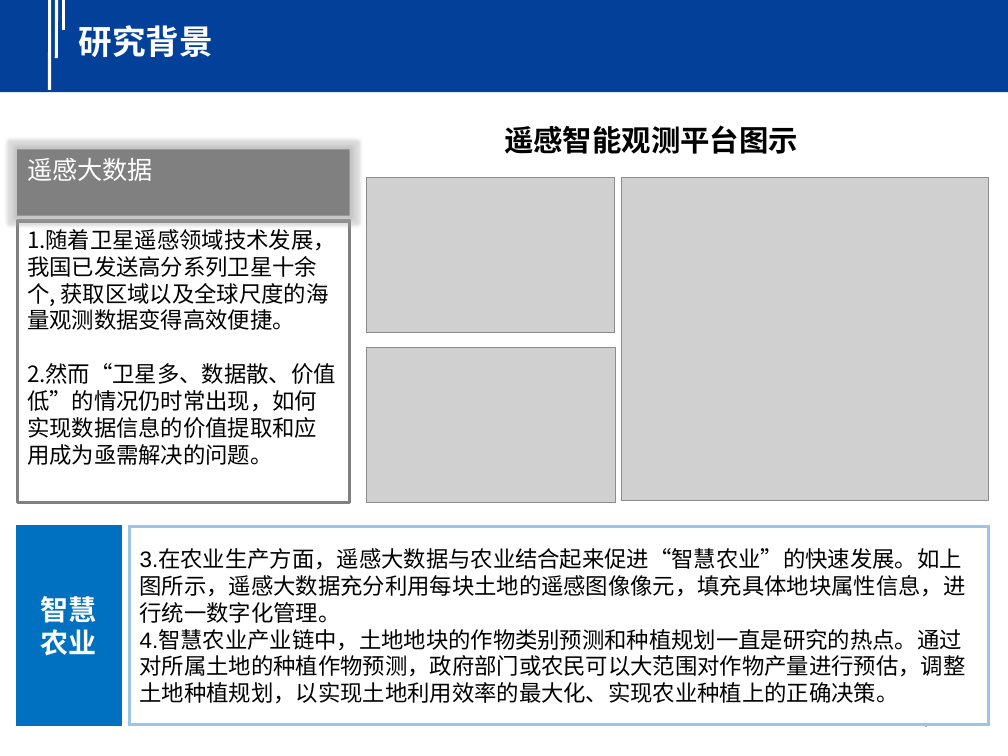
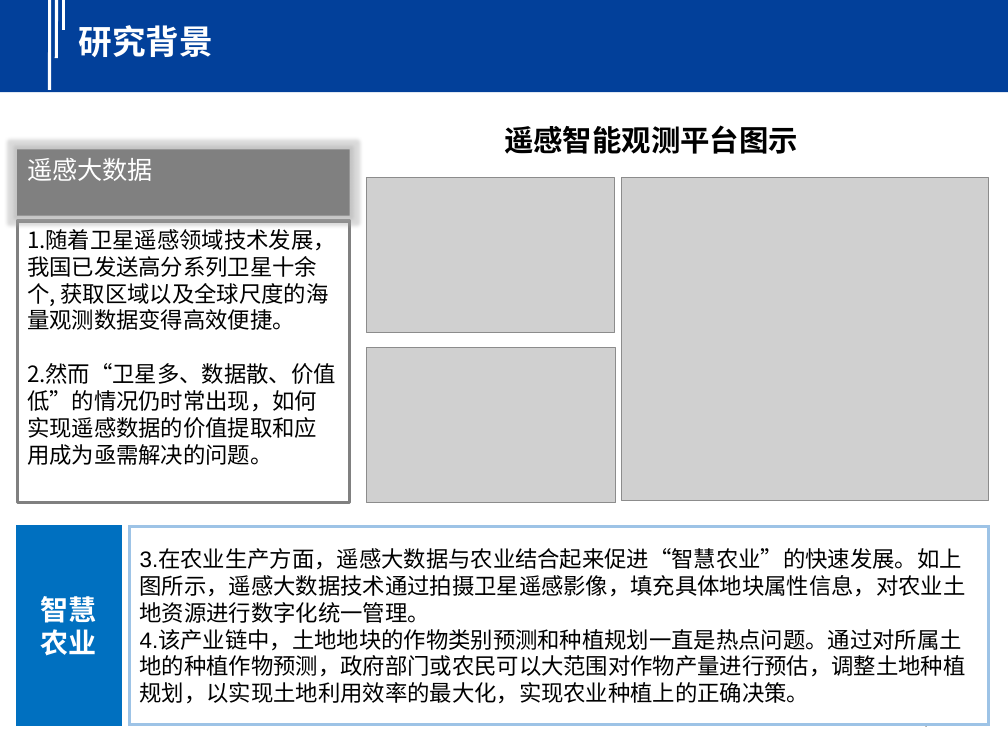
Before and after one commit to seu-cloud/seu-cloud-study, a slide deck: slide 4 of PPT/2023/20230602-巩傲凡-面向作物种类预测的知识推理技术研究.pptx. Drawn at 1008x756 pixels with LibreOffice and Linux fonts; fonts in the diff are those of the drawing; grey boxes stand for pictures. Boxes give left, top, right and bottom in pixels: in the first picture for what was removed or moved away, otherwise in the second. Text is boxed around its words. In the diff, an @@ line names an element or a change of style, - is before the commit and + after.

```diff
--- a/PPT/2023/20230602-巩傲凡-面向作物种类预测的知识推理技术研究.pptx
+++ b/PPT/2023/20230602-巩傲凡-面向作物种类预测的知识推理技术研究.pptx
@@ text in rectangle at box(27, 363, 336, 465): text changed @@
-2.然而“卫星多、数据散、价值低”的情况仍时常出现，如何实现数据信息的价值提取和应用成为亟需解决的问题。
+2.然而“卫星多、数据散、价值低”的情况仍时常出现，如何实现遥感数据的价值提取和应用成为亟需解决的问题。
@@ text in rectangle at box(140, 549, 966, 704): text changed @@
-3.在农业生产方面，遥感大数据与农业结合起来促进“智慧农业”的快速发展。如上图所示，遥感大数据充分利用每块土地的遥感图像像元，填充具体地块属性信息，进行统一数字化管理。
-4.智慧农业产业链中，土地地块的作物类别预测和种植规划一直是研究的热点。通过对所属土地的种植作物预测，政府部门或农民可以大范围对作物产量进行预估，调整土地种植规划，以实现土地利用效率的最大化、实现农业种植上的正确决策。
+3.在农业生产方面，遥感大数据与农业结合起来促进“智慧农业”的快速发展。如上图所示，遥感大数据技术通过拍摄卫星遥感影像，填充具体地块属性信息，对农业土地资源进行数字化统一管理。
+4.该产业链中，土地地块的作物类别预测和种植规划一直是热点问题。通过对所属土地的种植作物预测，政府部门或农民可以大范围对作物产量进行预估，调整土地种植规划，以实现土地利用效率的最大化，实现农业种植上的正确决策。
```
Also in this commit, not shown: 17 other slides changed, 1 slide added, 1 slide removed.
